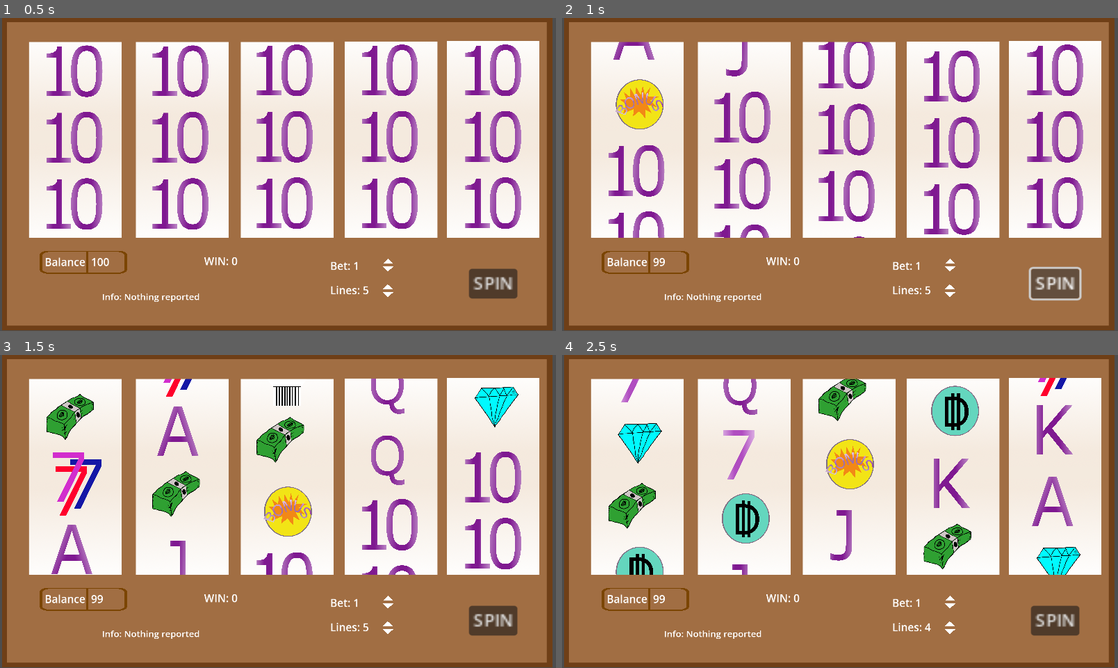
Above: before the commit, frames 1-4 (two rows, left to right).
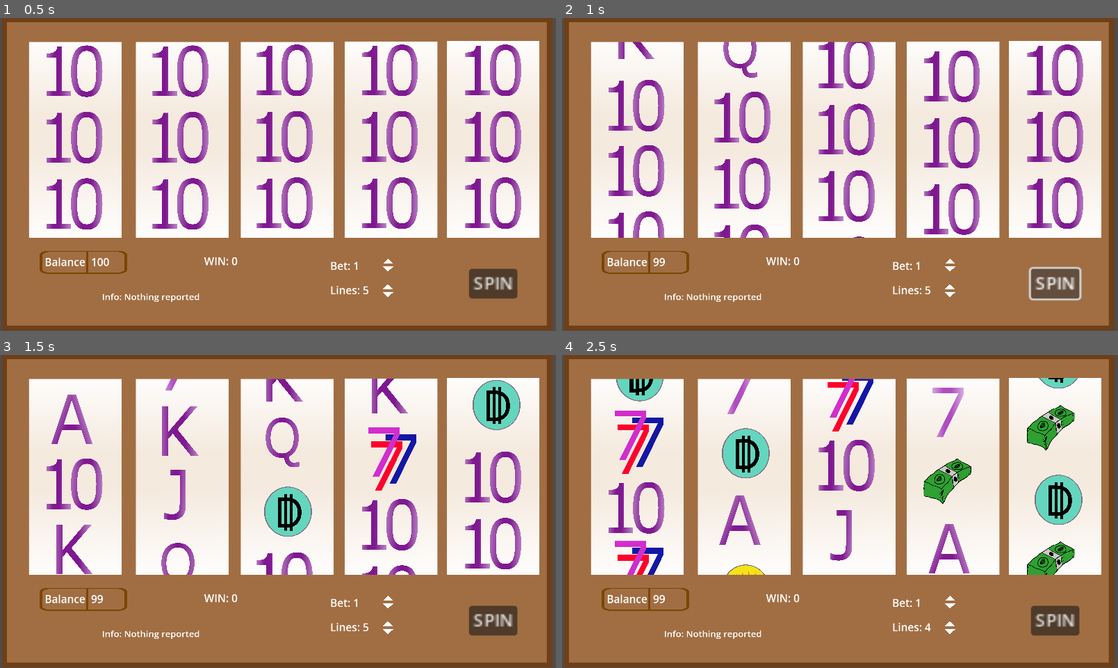
Above: after the commit, the same moments.

Repository: T33py/MonteCarlo
Game: Godot game, scene res://SlotMachineThings/SlotMachine.tscn
Same seed, same stepped clock (60 frames per second), same inputs: the game is played once before the commit and once after it.
Inputs (mouse positions are in pixels of both pictures, inside the frame that each line leads up to):
- Up to frame 1 (0.5 s): no input
- Up to frame 2 (1 s): click "SPIN" at 0.5 s
- Up to frame 3 (1.5 s): click (389, 624) at 1.25 s
- Up to frame 4 (2.5 s): click (951, 630) at 2 s

Frame 1 is identical in both runs. In frame 2, 1.8% of the frame differs, in the area x 8-36%, y 7-37%; in frame 3, 8.9%; in frame 4, 14%, in the area x 8-94%, y 7-71%.

Commit message:
Added some logic for bonus hits

Diff:
--- a/BeatingTheHouse/SlotMachineThings/PayoutTables.gd
+++ b/BeatingTheHouse/SlotMachineThings/PayoutTables.gd
@@ -12,7 +12,7 @@
 	"T1": [0.6,   3,   6,    9, 12],
 	"T2": [0.7, 3.5,   7, 10.5, 14],
 	"B1": [  5,  10,  20,   50, 100],
-	"B2": [  5,  10,  20,   50, 100],
+	"B2": [  0,   0, 100,  500, 1000],
 	"S":  [  0,   0,   0,    0, 0],
 }
 
--- a/BeatingTheHouse/SlotMachineThings/SlotMachine.gd
+++ b/BeatingTheHouse/SlotMachineThings/SlotMachine.gd
@@ -12,7 +12,7 @@
 	Color(1,0,1),
 	Color(0,1,1),
 	]
-var lines_5x3 = [
+var lines = [
 	[1,1,1,1,1],
 	[0,0,0,0,0],
 	[2,2,2,2,2],
@@ -25,6 +25,8 @@
 
 var balance = 100
 var betting = 1
+var freespins = 0
+var hits_to_win = 2
 var playing = false
 var games_played = 0
 var wheel_start_stop_delay = 0.15
@@ -47,6 +49,11 @@
 		delay += wheel_start_stop_delay
 
 	wheels[2].tiles[2].change_odds("S", 100)
+	wheels[0].tiles[2].change_odds("B2", 25)
+	wheels[1].tiles[2].change_odds("B2", 25)
+	wheels[2].tiles[2].change_odds("B2", 25)
+	wheels[3].tiles[2].change_odds("B2", 25)
+	wheels[4].tiles[2].change_odds("B2", 25)
 
 	linepays = get_node("PayoutTables").linepays
 	hitpays = get_node("PayoutTables").hitpays
@@ -124,9 +131,9 @@
 	for symbol in endstate[0]:
 		if (not symbol in won_on) and (symbol in endstate[1]) and (symbol in endstate[2]):
 			var count = count_symbol(symbol, endstate)
-			winnings += count
+			winnings += count * hitpays[symbol]
 			won_on.append(symbol)
-			info += symbol + ": " + str(count) + ", "
+			info += symbol + ": " + str(count) + " (" + str(winnings) + "), "
 			highlight_by_hits(symbol, endstate, highlight_colors.pick_random())
 
 	display_info(info)
@@ -176,16 +183,25 @@
 	var info = ""
 	var winnings = 0 as float
 	for l in range(play_lines):
-		var line = lines_5x3[l]
+		var line = lines[l]
 		var symbol = endstate[0][line[0]]
-		var hits = check_line(symbol, line, endstate)
-		if hits >= 2:
-			var base_win = linepays[symbol][hits-1]
-			var mult = (betting as float / play_lines as float)
-			winnings += base_win * mult
-			print("wins " + str(base_win) + " * " + str(mult) + " = " + str(base_win * mult))
-			info += symbol + ": " + str(hits) + ", "
+		var line_result = check_line(symbol, line, endstate)
+		var hits = line_result[0]
+		winnings += line_result[1]
+		print("spin result: " + str(line_result))
+		if hits >= hits_to_win and symbol != "B2":
+			info += symbol + ": " + str(hits) + " (" + str(line_result[1]) + "), "
 			highlight_line(line, hits, highlight_colors[l])
+
+		# if the player hit the 1st BONUS
+		if line_result[2]:
+			info += str(hits) + " free spins won! "
+
+		# if the player hit the 2nd BONUS
+		if line_result[3]:
+			highlight_bonus(line, "B2")
+			info += "BONUS HIT! "
+			pass
 
 	display_info(info)
 	return winnings
@@ -194,19 +210,66 @@
 	'''
 	Get number of hits on the line
 	'''
-	var length = 0
+	var hits = 0
+	var winnings = 0
+	var can_be_b1 = symbol == "B1"
+	# normal line
 	for idx in range(len(line)):
 		if endstate[idx][line[idx]] == symbol:
-			length += 1
+			hits += 1
 		else:
 			break
-	return length
-
-func highlight_line(line, len, color):
+
+	# bonus line
+	var bonus1 = 0
+	var bonus2 = 0
+	var b1 = false
+	var b2 = false
+	for idx in range(len(line)):
+		if can_be_b1 and endstate[idx][line[idx]] == "B1":
+			bonus1 += 1
+		elif endstate[idx][line[idx]] == "B2":
+			bonus2 += 1
+			print("BONUS2")
+		pass
+
+	if can_be_b1 and bonus1 > hits_to_win:
+		b1 = true
+	if bonus2 >= 3:
+		b2 = true
+
+
+	if b1 and can_be_b1:
+		freespins += hits
+		print("Won " + str(hits) + " free spins")
+	if b2:
+		winnings += linepays["B2"][hits-1]
+		print("Won " + str(winnings) + " on " + str(bonus2) + " BONUS2's")
+	if hits >= 2 and symbol != "B2":
+		var base_win = linepays[symbol][hits-1]
+		var mult = (betting as float / play_lines as float)
+		winnings += base_win * mult
+		print("wins " + str(base_win) + " * " + str(mult) + " = " + str(base_win * mult))
+
+	return [hits, winnings, b1, b2]
+
+func highlight_line(line, length, color):
 	for i in range(len(line)):
-		if i == len:
+		if i == length:
 			break
 		wheels[i].highlight(line[i]+1, color)
+	pass
+
+func highlight_bonus(line, symbol):
+	for i in range(len(line)):
+		var t = wheels[i].tiles[line[i]+1]
+		print(t.currently_am)
+		if t.currently_am == symbol:
+			for c in highlight_colors:
+				wheels[i].highlight(line[i]+1, c)
+
+
+
 	pass
 
 func bet_up():
@@ -231,7 +294,7 @@
 	pass
 
 func lines_up():
-	if play_lines < len(lines_5x3):
+	if play_lines < len(lines):
 		play_lines += 1
 	display_lines()
 	pass
--- a/BeatingTheHouse/SlotMachineThings/Tile.gd
+++ b/BeatingTheHouse/SlotMachineThings/Tile.gd
@@ -24,8 +24,9 @@
 var wait_to_move = 0
 var wait_to_stop = 0
 
+# Name your symbols anything but "" its the no symbol selected value
 var symbols = ["7", "10", "J", "Q", "K", "A", "777", "B1", "B2", "T1", "T2", "S"]
-var odds =    [100,  100, 100, 100, 100, 100,   100,  100,  100,  100,  100,   0]
+var odds =    [100,  100, 100, 100, 100, 100,   100,  50,     0,  100,  100,   0]
 var sum_of_odds = 0
 
 var frames = {
@@ -164,14 +165,14 @@
 	Choose which symbol to display in this sqare
 	'''
 	var num = rand.randi_range(0, sum_of_odds)
-	var choise = "None"
+	var choise = ""
 	for i in range(len(odds)):
 		num -= odds[i]
 		if num <= 0 and odds[i] != 0:
 			choise = symbols[i]
 			break
 
-	if choise == "None":
+	if choise == "":
 		choise = symbols[len(symbols)-1]
 
 	currently_am = choise
